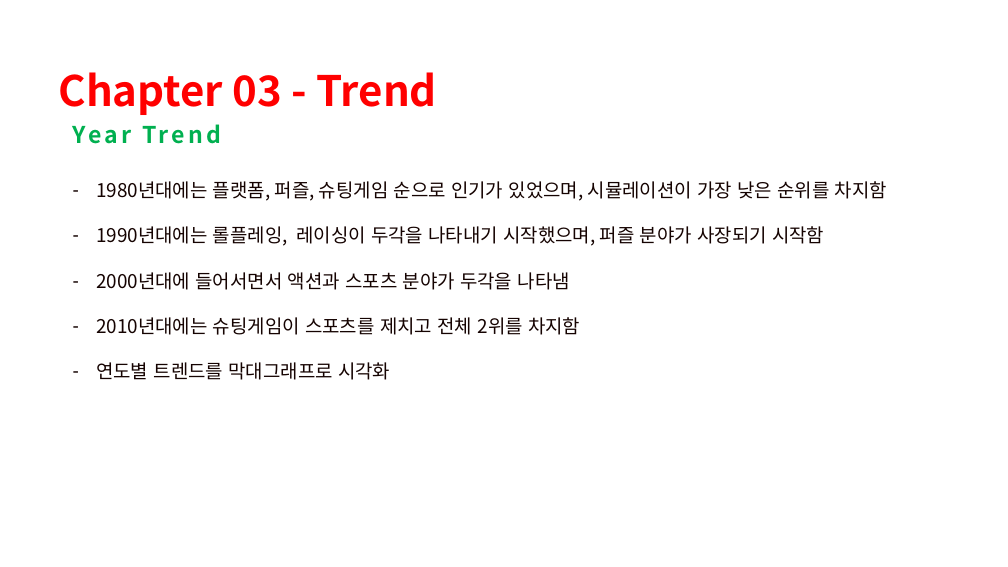
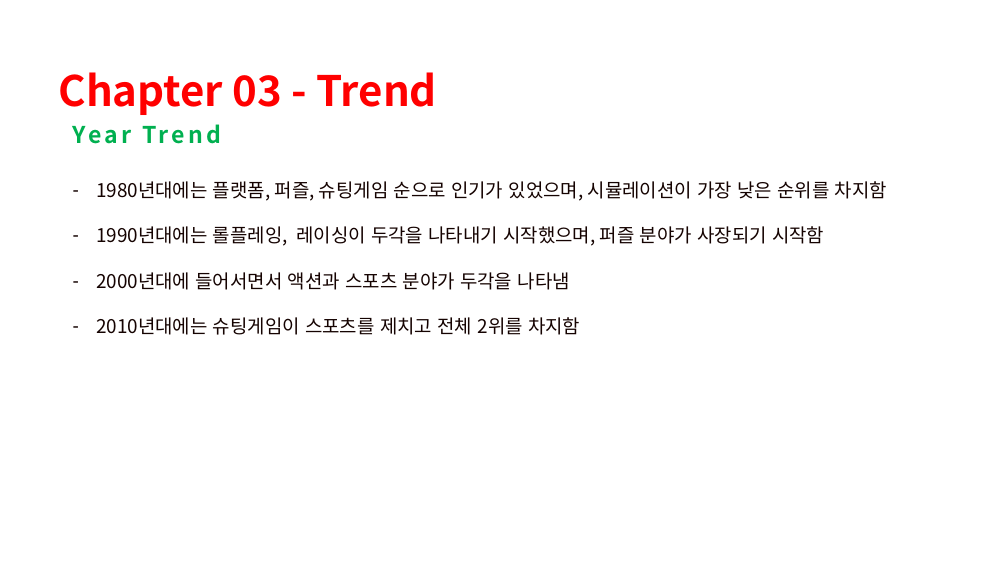
Before and after one commit to kmukhs/AIB17_Section1_Project, a slide deck: slide 14 of AIB17_Section1_Project_김현섭.pptx (slide 18 before the commit). Drawn at 1008x567 pixels with LibreOffice and Linux fonts; fonts in the diff are those of the drawing; background and template pictures are left out. Boxes give left, top, right and bottom in pixels: in the first picture for what was removed or moved away, otherwise in the second. Text is boxed around its words. In the diff, an @@ line names an element or a change of style, - is before the commit and + after.

```diff
--- a/AIB17_Section1_Project_김현섭.pptx
+++ b/AIB17_Section1_Project_김현섭.pptx
@@ text at (96,362,390,380): paragraph removed @@
-  – 연도별 트렌드를 막대그래프로 시각화
```
Also in this commit, not shown: 19 other slides changed, 10 slides removed.
